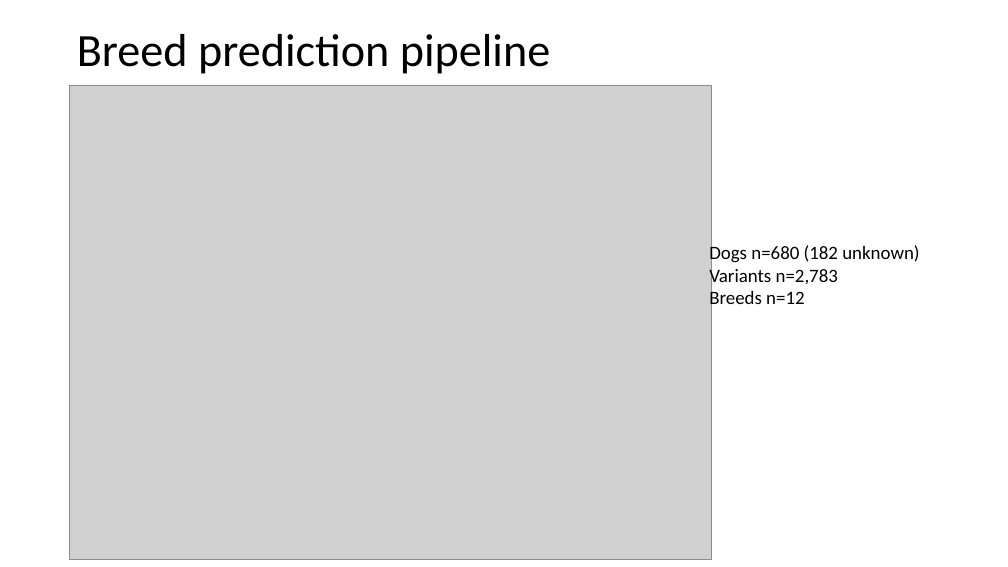
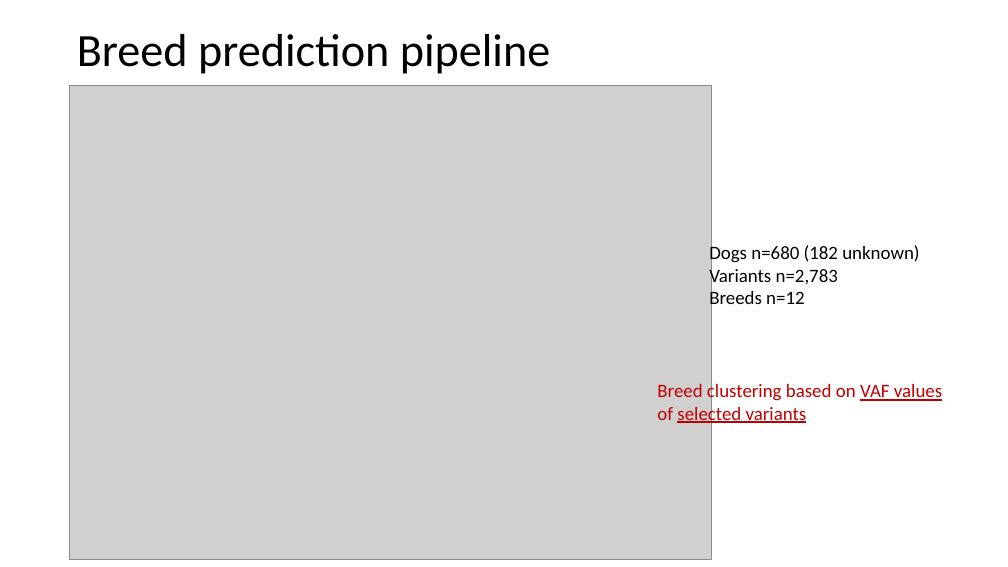
Before and after one commit to JingxuanChen7/canine_tumor_wes, a slide deck: slide 7 of doc/LabMeeting120123.pptx (slide 6 before the commit). Drawn at 1008x567 pixels with LibreOffice and Linux fonts; fonts in the diff are those of the drawing; grey boxes stand for pictures. Boxes give left, top, right and bottom in pixels: in the first picture for what was removed or moved away, otherwise in the second. Text is boxed around its words. In the diff, an @@ line names an element or a change of style, - is before the commit and + after.

```diff
--- a/doc/LabMeeting120123.pptx
+++ b/doc/LabMeeting120123.pptx
@@ text added at bbox=[657, 382, 942, 425], 18 pt, text #C00000, underline @@
+Breed clustering based on VAF values of selected variants
```
Also in this commit, not shown: 5 other slides changed, 2 slides added, 5 other files.
